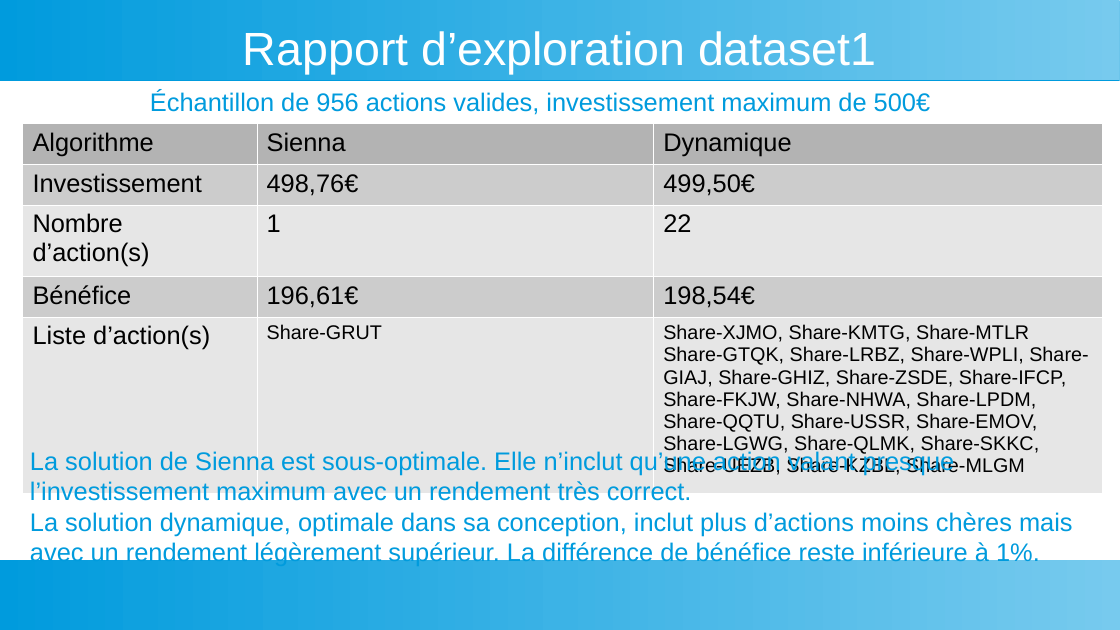
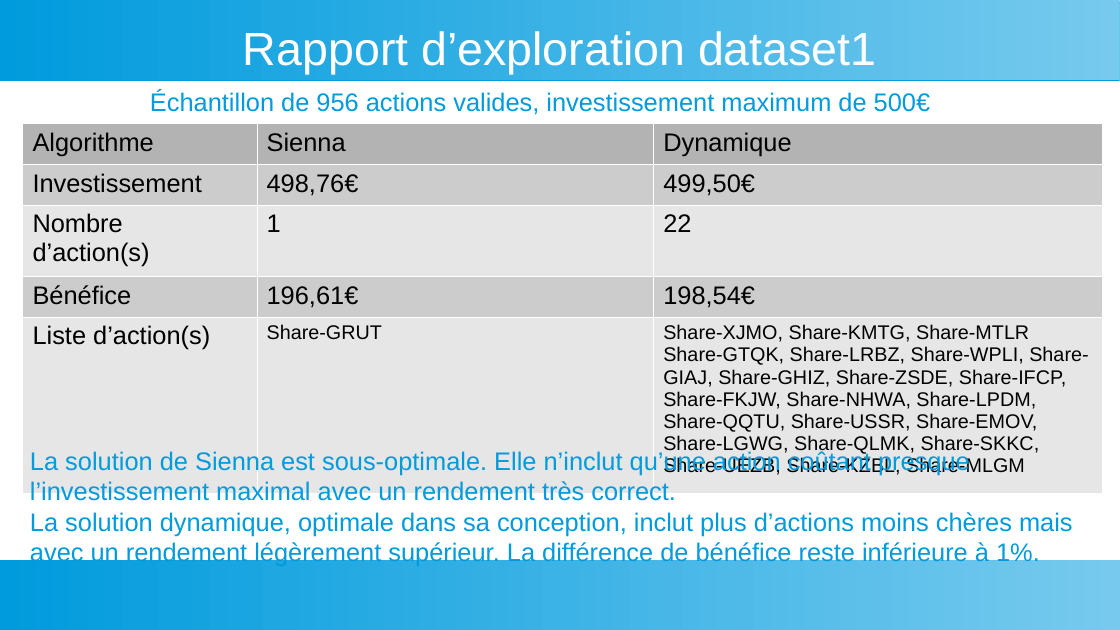
Before and after one commit to YoannDeb/AlgoInvest, a slide deck: slide 8 of Docs/Présentation.odp. Drawn at 1120x630 pixels with LibreOffice and Linux fonts; fonts in the diff are those of the drawing. Boxes give left, top, right and bottom in pixels: in the first picture for what was removed or moved away, otherwise in the second. Text is boxed around its words. In the diff, an @@ line names an element or a change of style, - is before the commit and + after.

```diff
--- a/Docs/Présentation.odp
+++ b/Docs/Présentation.odp
@@ text at (x1=30, y1=449, x2=970, y2=500): text changed @@
-La solution de Sienna est sous-optimale. Elle n’inclut qu’une action valant presque l’investissement maximum avec un rendement très correct.
+La solution de Sienna est sous-optimale. Elle n’inclut qu’une action coûtant presque l’investissement maximal avec un rendement très correct.
```
Also in this commit, not shown: 1 other slide changed, 1 slide added, 1 slide removed.
